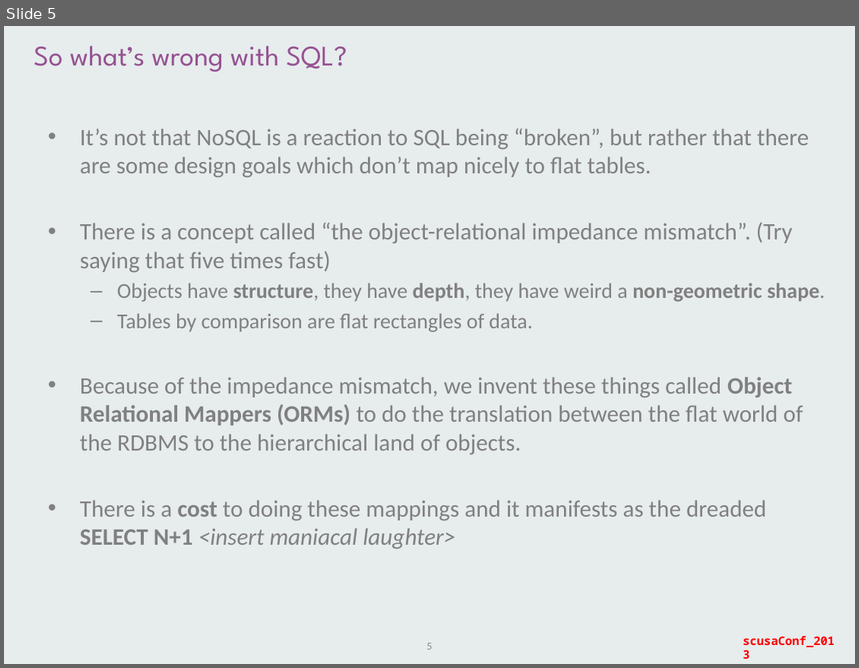
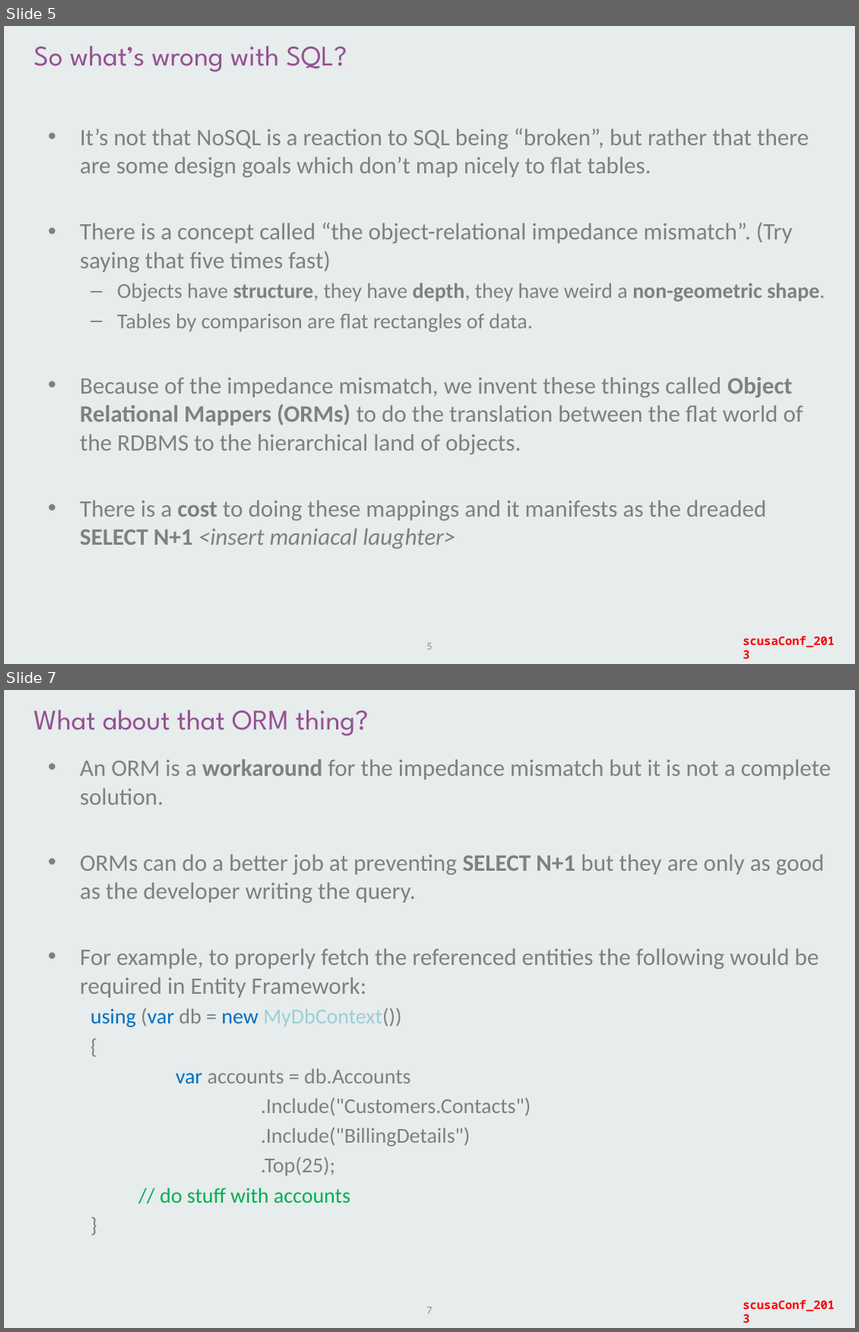
Before and after one commit to staticvoidmain/nosql-demo, a slide deck: slides/scusaConf2013_nosql.pptx. Shown one above the other, each under a label of ours: slide 5 before the commit, slides 5 and 7 after it; the slides between them are not shown. The pictures are 859x668 and 859x1332 pixels, drawn with LibreOffice and Linux fonts; fonts in the diff are those of the drawing; background and template pictures are left out. Boxes give left, top, right and bottom in pixels: in the first picture for what was removed or moved away, otherwise in the second. Text is boxed around its words. In the diff, an @@ line names an element or a change of style, - is before the commit and + after.

```diff
--- a/slides/scusaConf2013_nosql.pptx
+++ b/slides/scusaConf2013_nosql.pptx
@@ slide 7 added at bbox=[4, 690, 855, 1328], background picture (left out); not listed: 1 template element that a slide beside it also shows @@
@@ title added at bbox=[34, 710, 369, 736], 24 pt, text #945191 @@
+What about that ORM thing?
@@ text added at bbox=[80, 759, 832, 1204], 20 pt, text #808080 @@
+• An ORM is a workaround for the impedance mismatch but it is not a complete solution.
+• ORMs can do a better job at preventing SELECT N+1 but they are only as good as the developer writing the query.
+• For example, to properly fetch the referenced entities the following would be required in Entity Framework:
+  using (var db = new MyDbContext())
+  {
+  var accounts = db.Accounts
+  .Include("Customers.Contacts")
+  .Include("BillingDetails")
+  .Top(25);
+  // do stuff with accounts
+  }
@@ page number added at bbox=[427, 1307, 432, 1314], 9 pt, text #8C8C8C @@
+7
```
Also in this commit, not shown: 5 slides changed, 3 other slides added, 1 slide removed.
